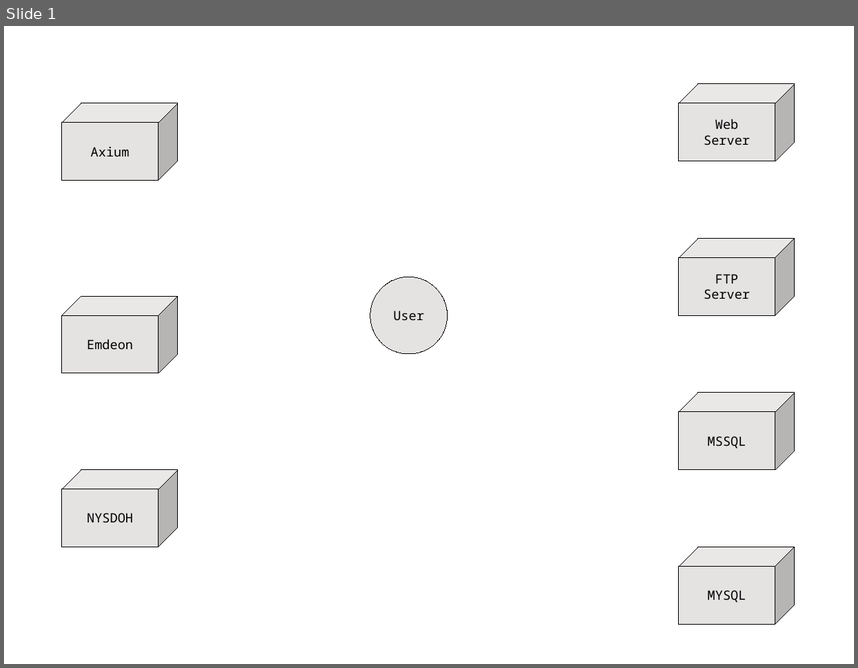
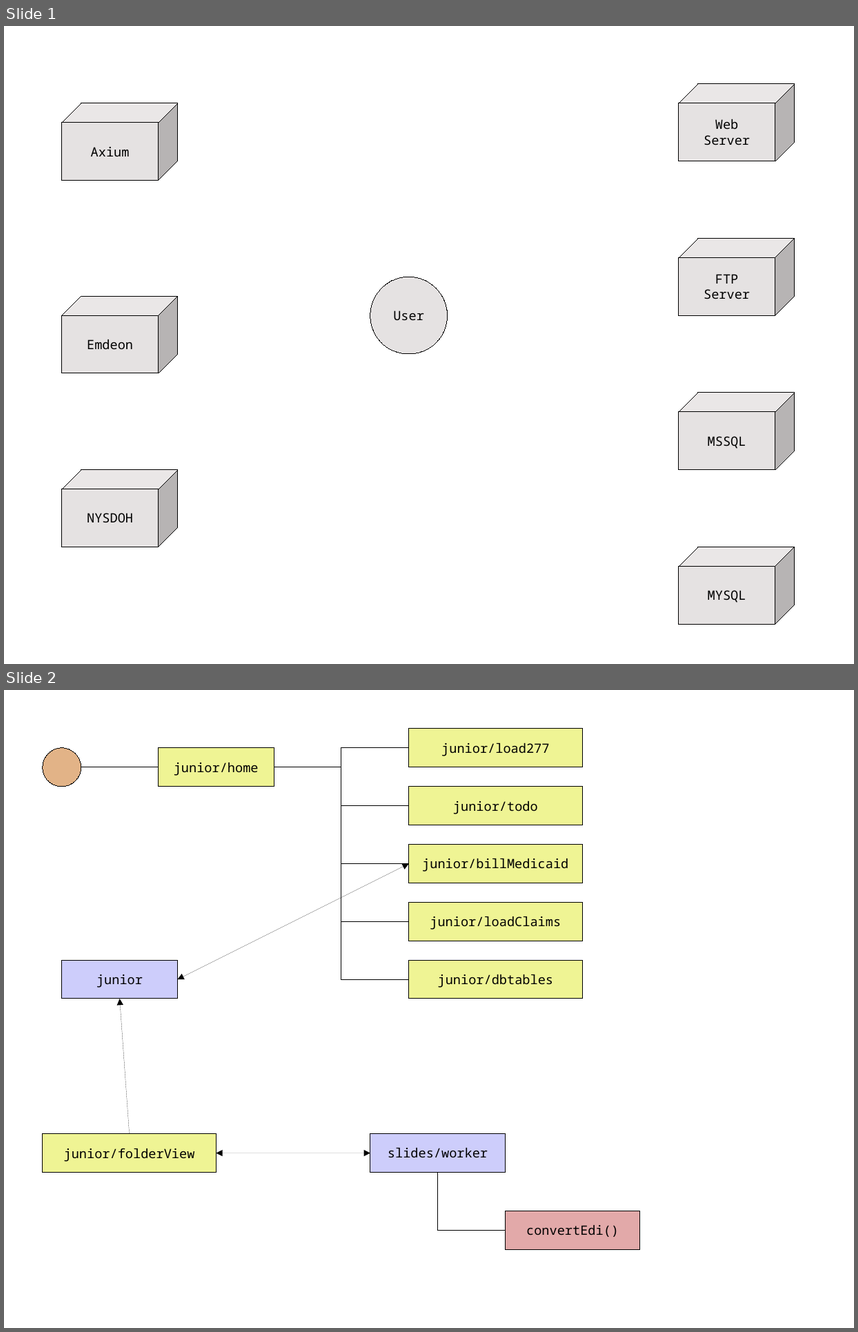
Before and after one commit to JamesLeB/Stout, a slide deck: documents/junior.odp. Shown one above the other, each under a label of ours: slide 1 before the commit, slides 1 and 2 after it. The pictures are 858x668 and 858x1332 pixels, drawn with LibreOffice and Linux fonts; fonts in the diff are those of the drawing. Boxes give left, top, right and bottom in pixels: in the first picture for what was removed or moved away, otherwise in the second. Text is boxed around its words. In the diff, an @@ line names an element or a change of style, - is before the commit and + after.

```diff
--- a/documents/junior.odp
+++ b/documents/junior.odp
@@ slide 2 added at <box>4,690,854,1328</box>, background #FFFFFF @@
@@ rectangle added at <box>409,729,582,767</box>, fill #EFF494, outline #000000 0 pt, 12 pt, text #000000 @@
+junior/load277
@@ ellipse added at <box>43,748,81,787</box>, fill #E2B387, outline #000000 0 pt @@
@@ rectangle added at <box>159,748,274,787</box>, fill #EFF494, outline #000000 0 pt, 12 pt, text #000000 @@
+junior/home
@@ elbow line added from (274, 767) to (409, 748), #000000 0 pt @@
@@ elbow line added from (81, 767) to (159, 767), #000000 0 pt @@
@@ elbow line added from (274, 767) to (409, 806), #000000 0 pt @@
@@ elbow line added from (274, 767) to (409, 864), #000000 0 pt @@
@@ elbow line added from (274, 767) to (409, 921), #000000 0 pt @@
@@ elbow line added from (274, 767) to (409, 979), #000000 0 pt @@
@@ rectangle added at <box>409,787,582,825</box>, fill #EFF494, outline #000000 0 pt, 12 pt, text #000000 @@
+junior/todo
@@ rectangle added at <box>409,845,582,883</box>, fill #EFF494, outline #000000 0 pt, 12 pt, text #000000 @@
+junior/billMedicaid
@@ double arrow added from (409, 864) to (178, 979), #000000 0 pt @@
@@ rectangle added at <box>409,902,582,940</box>, fill #EFF494, outline #000000 0 pt, 12 pt, text #000000 @@
+junior/loadClaims
@@ rectangle added at <box>62,960,178,998</box>, fill #CDCDFB, outline #000000 0 pt, 12 pt, text #000000 @@
+junior
@@ rectangle added at <box>409,960,582,998</box>, fill #EFF494, outline #000000 0 pt, 12 pt, text #000000 @@
+junior/dbtables
@@ arrow added from (130, 1134) to (120, 998), #000000 0 pt @@
@@ rectangle added at <box>43,1134,216,1172</box>, fill #EFF494, outline #000000 0 pt, 12 pt, text #000000 @@
+junior/folderView
@@ rectangle added at <box>370,1134,506,1172</box>, fill #CDCDFB, outline #000000 0 pt, 12 pt, text #000000 @@
+slides/worker
@@ double arrow added from (216, 1153) to (370, 1153), #000000 0 pt @@
@@ elbow line added from (437, 1172) to (506, 1230), #000000 0 pt @@
@@ rectangle added at <box>506,1211,640,1250</box>, fill #E2A9A9, outline #000000 0 pt, 12 pt, text #000000 @@
+convertEdi()
```
Also in this commit, not shown: 3 slides changed, 3 other slides added.
